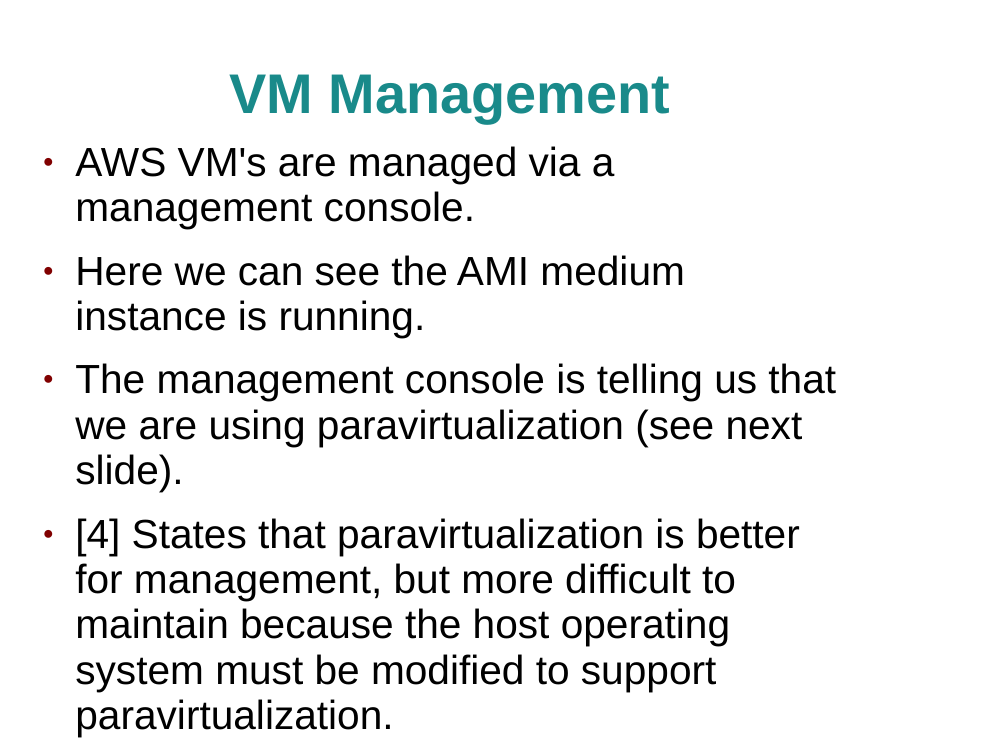
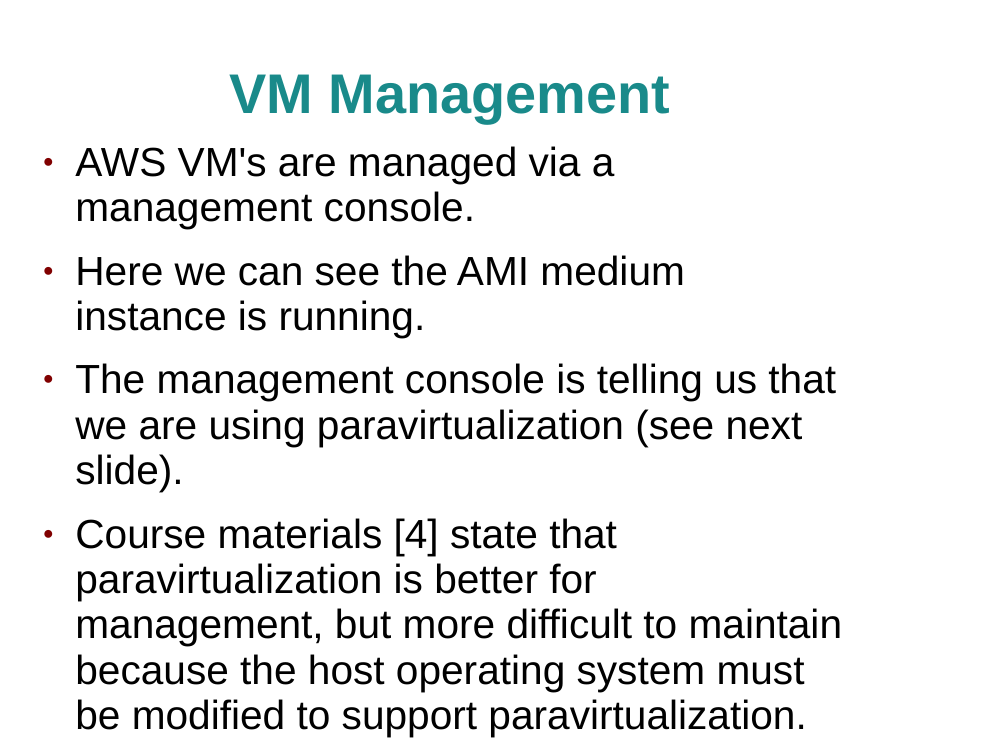
Before and after one commit to jhancock1975/cloud, a slide deck: slide 6 of assignment-1/assignment-1.ppt. Drawn at 1008x756 pixels with LibreOffice and Linux fonts; fonts in the diff are those of the drawing; background and template pictures are left out. Boxes give left, top, right and bottom in pixels: in the first picture for what was removed or moved away, otherwise in the second. Text is boxed around its words. In the diff, an @@ line names an element or a change of style, - is before the commit and + after.

Commit message:
adding to slides

```diff
--- a/assignment-1/assignment-1.ppt
+++ b/assignment-1/assignment-1.ppt
@@ text at bbox=[75, 518, 843, 737]: text changed @@
-● [4] States that paravirtualization is better for management, but more difficult to maintain because the host operating system must be modified to support paravirtualization.
+● Course materials [4] state that paravirtualization is better for management, but more difficult to maintain because the host operating system must be modified to support paravirtualization.
```
Also in this commit, not shown: 4 other slides changed, 3 slides added, 1 slide removed, 1 other file.
